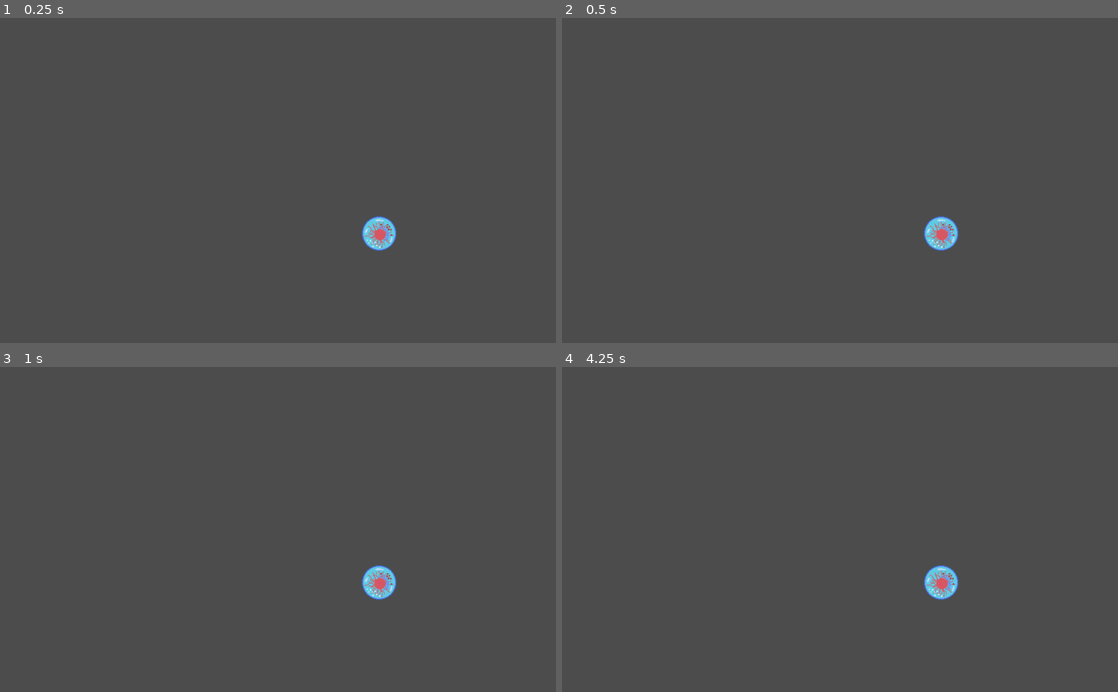
Above: before the commit, frames 1-4 (two rows, left to right).
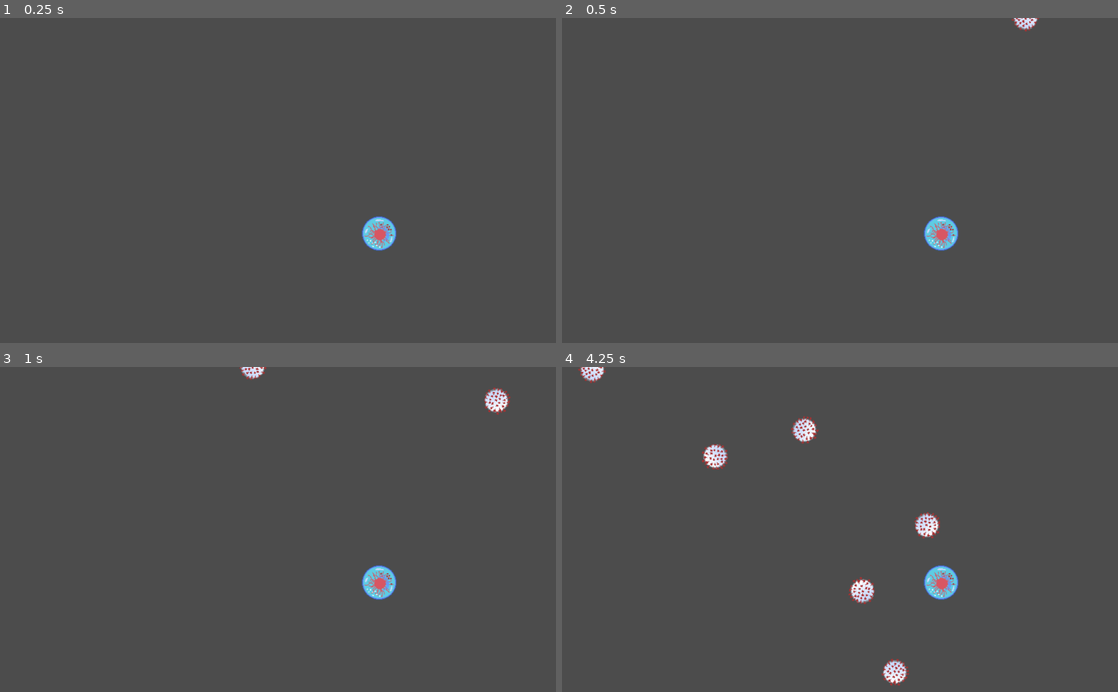
Above: after the commit, the same moments.

Repository: aMoniker/Carnivorous
Game: Godot game, scene res://Game.tscn
Two runs of this game, one before a commit and one after it. Both use one fixed random seed, a clock stepped at 60 frames per second and the inputs below. Sound files missing from this copy of the repository are replaced by a short silence.
Inputs (mouse positions are in pixels of both pictures, inside the frame that each line leads up to):
- Up to frame 1 (0.25 s): no input
- Up to frame 2 (0.5 s): no input
- Up to frame 3 (1 s): move the mouse to (400, 513) at 0.52 s; click (400, 513) at 0.67 s
- Up to frame 4 (4.25 s): move the mouse to (728, 545) at 1.27 s; click (728, 545) at 1.42 s; move the mouse to (895, 458) at 2.02 s; click (895, 458) at 2.17 s; move the mouse to (812, 594) at 2.77 s; click (812, 594) at 2.92 s; move the mouse to (1006, 578) at 3.52 s; click (1006, 578) at 3.67 s

Frame 1 is identical in both runs. In frame 2, 0.1% of the frame differs, in the area x 80-86%, y 0-5%; in frame 3, 0.4%; in frame 4, 1.6%, in the area x 2-68%, y 0-99%.

Commit message:
Add bullets, enemies, collisions, enemy deaths

Diff:
--- a/Bullet.gd
+++ b/Bullet.gd
@@ -20,3 +20,7 @@
 
 func _on_VisibilityNotifier2D_screen_exited():
 	queue_free()
+
+func _on_Bullet_body_entered(_node: Node):
+	print('bullet entered')
+	queue_free();
--- a/Bullet.tscn
+++ b/Bullet.tscn
@@ -3,12 +3,23 @@
 [ext_resource path="res://assets/images/antibody.png" type="Texture" id=1]
 [ext_resource path="res://Bullet.gd" type="Script" id=2]
 
-[node name="Bullet" type="RigidBody2D"]
+[node name="Bullet" type="RigidBody2D" groups=[
+"bullets",
+]]
 gravity_scale = 0.0
+contacts_reported = 3
+contact_monitor = true
 script = ExtResource( 2 )
 
 [node name="Sprite" type="Sprite" parent="."]
 texture = ExtResource( 1 )
 
 [node name="VisibilityNotifier2D" type="VisibilityNotifier2D" parent="."]
+visible = false
+position = Vector2( -0.543845, -0.38846 )
+scale = Vector2( 1.05438, 1.03885 )
+
+[node name="CollisionPolygon2D" type="CollisionPolygon2D" parent="."]
+polygon = PoolVector2Array( -14.7586, -11.6854, -11.4955, -14.6377, -1.39548, -3.76082, 12.8999, -9.9762, 15.2307, -4.69313, 0.158356, 1.67764, -5.90163, 14.7299, -11.1847, 11.3115, -3.2601, 1.0561 )
+[connection signal="body_entered" from="." to="." method="_on_Bullet_body_entered"]
 [connection signal="screen_exited" from="VisibilityNotifier2D" to="." method="_on_VisibilityNotifier2D_screen_exited"]
--- /dev/null
+++ b/Enemies.gd
@@ -0,0 +1,18 @@
+extends Node2D
+
+var Mob = preload("res://Enemy.tscn")
+
+# Called when the node enters the scene tree for the first time.
+func _ready():
+	$SpawnTimer.start()
+
+func _on_SpawnTimer_timeout():
+  $MobPath/MobSpawnLocation.offset = randi()
+  var mob = Mob.instance()
+  add_child(mob)
+  var direction = $MobPath/MobSpawnLocation.rotation + PI / 2
+  mob.position = $MobPath/MobSpawnLocation.position
+  direction += rand_range(-PI / 4, PI / 4)
+  mob.rotation = direction
+  mob.linear_velocity = Vector2(rand_range(mob.min_speed, mob.max_speed), 0)
+  mob.linear_velocity = mob.linear_velocity.rotated(direction)
--- /dev/null
+++ b/Enemies.tscn
@@ -0,0 +1,20 @@
+[gd_scene load_steps=3 format=2]
+
+[ext_resource path="res://Enemies.gd" type="Script" id=1]
+
+[sub_resource type="Curve2D" id=1]
+_data = {
+"points": PoolVector2Array( 0, 0, 0, 0, 0, 0, 0, 0, 0, 0, 1024, 0, 0, 0, 0, 0, 1024, 600, 0, 0, 0, 0, 0, 600, 0, 0, 0, 0, 0, 0 )
+}
+
+[node name="Enemies" type="Node2D"]
+script = ExtResource( 1 )
+
+[node name="MobPath" type="Path2D" parent="."]
+curve = SubResource( 1 )
+
+[node name="MobSpawnLocation" type="PathFollow2D" parent="MobPath"]
+
+[node name="SpawnTimer" type="Timer" parent="."]
+wait_time = 0.5
+[connection signal="timeout" from="SpawnTimer" to="." method="_on_SpawnTimer_timeout"]
--- /dev/null
+++ b/Enemy.gd
@@ -0,0 +1,52 @@
+extends RigidBody2D
+
+export var min_speed = 50
+export var max_speed = 250
+
+var death1 = preload("res://assets/audio/death-1.wav")
+var death2 = preload("res://assets/audio/death-2.wav")
+var death3 = preload("res://assets/audio/death-3.wav")
+var death4 = preload("res://assets/audio/death-4.wav")
+var death_sounds = [death1, death2, death3, death4]
+
+var dead = false
+var rot_dir = 1
+var rot_speed = 1
+
+const rot_speed_max = 0.11
+const rot_speed_min = 1
+
+# Called when the node enters the scene tree for the first time.
+func _ready():
+	rot_dir = [-1, 1][randi() % 2]
+	rot_speed = rand_range(rot_speed_min, rot_speed_max)
+
+func _process(delta):
+	$Sprite.rotation += PI * 2 * delta * rot_dir * rot_speed
+
+func _on_VisibilityNotifier2D_screen_exited():
+	queue_free()
+
+func _on_Enemy_body_entered(node: Node):
+	if node.is_in_group('bullets'):
+		die()
+
+func die():
+	self.collision_mask = 0
+	self.collision_layer = 0
+	$Tween.interpolate_property($Sprite, "modulate",
+	  Color(1, 1, 1, 1), Color(1, 0, 0, 0), 0.33,
+	  Tween.TRANS_LINEAR, Tween.EASE_OUT)
+	$Tween.start()
+	var death_sound = death_sounds[randi() % death_sounds.size()]
+	play_sound(death_sound)
+	dead = true
+
+func play_sound(sound: Resource):
+	$Sound.stream = sound
+	$Sound.play()
+
+# hacky
+func _on_Sound_finished():
+	if dead:
+		queue_free()
--- /dev/null
+++ b/Enemy.tscn
@@ -0,0 +1,30 @@
+[gd_scene load_steps=4 format=2]
+
+[ext_resource path="res://assets/images/virus.png" type="Texture" id=1]
+[ext_resource path="res://Enemy.gd" type="Script" id=2]
+
+[sub_resource type="CircleShape2D" id=1]
+radius = 21.4266
+
+[node name="Enemy" type="RigidBody2D"]
+mass = 0.5
+gravity_scale = 0.0
+contacts_reported = 3
+contact_monitor = true
+script = ExtResource( 2 )
+
+[node name="Sprite" type="Sprite" parent="."]
+texture = ExtResource( 1 )
+
+[node name="CollisionShape2D" type="CollisionShape2D" parent="."]
+shape = SubResource( 1 )
+
+[node name="VisibilityNotifier2D" type="VisibilityNotifier2D" parent="."]
+visible = false
+
+[node name="Sound" type="AudioStreamPlayer" parent="."]
+
+[node name="Tween" type="Tween" parent="."]
+[connection signal="body_entered" from="." to="." method="_on_Enemy_body_entered"]
+[connection signal="screen_exited" from="VisibilityNotifier2D" to="." method="_on_VisibilityNotifier2D_screen_exited"]
+[connection signal="finished" from="Sound" to="." method="_on_Sound_finished"]
--- a/Game.tscn
+++ b/Game.tscn
@@ -1,10 +1,13 @@
-[gd_scene load_steps=3 format=2]
+[gd_scene load_steps=4 format=2]
 
 [ext_resource path="res://Player.tscn" type="PackedScene" id=1]
 [ext_resource path="res://Game.gd" type="Script" id=2]
+[ext_resource path="res://Enemies.tscn" type="PackedScene" id=3]
 
 [node name="Game" type="Node"]
 script = ExtResource( 2 )
 
 [node name="Player" parent="." instance=ExtResource( 1 )]
 position = Vector2( 698.393, 397.876 )
+
+[node name="Enemies" parent="." instance=ExtResource( 3 )]
--- a/Player.gd
+++ b/Player.gd
@@ -4,9 +4,17 @@
 var bullet_spawn_dist = 50
 const bullet = preload("res://Bullet.tscn")
 
+var shoot1 = preload("res://assets/audio/shoot-1.wav")
+var shoot2 = preload("res://assets/audio/shoot-2.wav")
+var shoot3 = preload("res://assets/audio/shoot-3.wav")
+var shoot4 = preload("res://assets/audio/shoot-4.wav")
+var shoot5 = preload("res://assets/audio/shoot-5.wav")
+
+var normal_shots = [shoot1, shoot2, shoot3, shoot4]
+
 # Called when the node enters the scene tree for the first time.
 func _ready():
-	pass # Replace with function body.
+	pass
 
 func _on_Controller_joy_move(joy_x, joy_y):
 	var x = self.position.x
@@ -16,6 +24,7 @@
 	self.position = Vector2(new_x, new_y)
 
 func _on_Controller_joy_shoot(dir: Vector2):
+	$Sprite.rotation = dir.angle()
 	if not $BulletTimer.is_stopped():
 		return
 	var spawn_point = Vector2(
@@ -32,3 +41,9 @@
 	var root = get_tree().get_root()
 	root.add_child(b)
 	$BulletTimer.start()
+	var shoot_sound = normal_shots[randi() % normal_shots.size()]
+	play_sound(shoot_sound)
+
+func play_sound(sound: Resource):
+	$Sound.stream = sound
+	$Sound.play()
--- a/Player.tscn
+++ b/Player.tscn
@@ -1,8 +1,9 @@
-[gd_scene load_steps=4 format=2]
+[gd_scene load_steps=5 format=2]
 
 [ext_resource path="res://Controller.gd" type="Script" id=1]
 [ext_resource path="res://Player.gd" type="Script" id=2]
 [ext_resource path="res://assets/images/player.png" type="Texture" id=3]
+[ext_resource path="res://assets/audio/shoot-1.wav" type="AudioStream" id=4]
 
 [node name="Player" type="Node2D"]
 script = ExtResource( 2 )
@@ -14,7 +15,11 @@
 script = ExtResource( 1 )
 
 [node name="BulletTimer" type="Timer" parent="."]
-wait_time = 0.033
+wait_time = 0.5
+
+[node name="Sound" type="AudioStreamPlayer" parent="."]
+stream = ExtResource( 4 )
+volume_db = -10.0
 [connection signal="joy_move" from="Controller" to="." method="_on_Controller_joy_move"]
 [connection signal="joy_shoot" from="Controller" to="." method="_on_Controller_joy_shoot"]
 [connection signal="timeout" from="BulletTimer" to="." method="_on_BulletTimer_timeout"]
Not shown, added: assets/audio/death-1.wav.import
Not shown, added: assets/audio/death-2.wav.import
Not shown, added: assets/audio/death-3.wav.import
Not shown, added: assets/audio/death-4.wav.import
Not shown, added: assets/audio/hit-1.wav.import
Not shown, added: assets/audio/hit-2.wav.import
Not shown, added: assets/audio/shoot-1.wav.import
Not shown, added: assets/audio/shoot-2.wav.import
Not shown, added: assets/audio/shoot-3.wav.import
Not shown, added: assets/audio/shoot-4.wav.import
Not shown, added: assets/audio/shoot-5.wav.import
Binary file changed: assets/images/player.aseprite
(and 14 more such lines)
